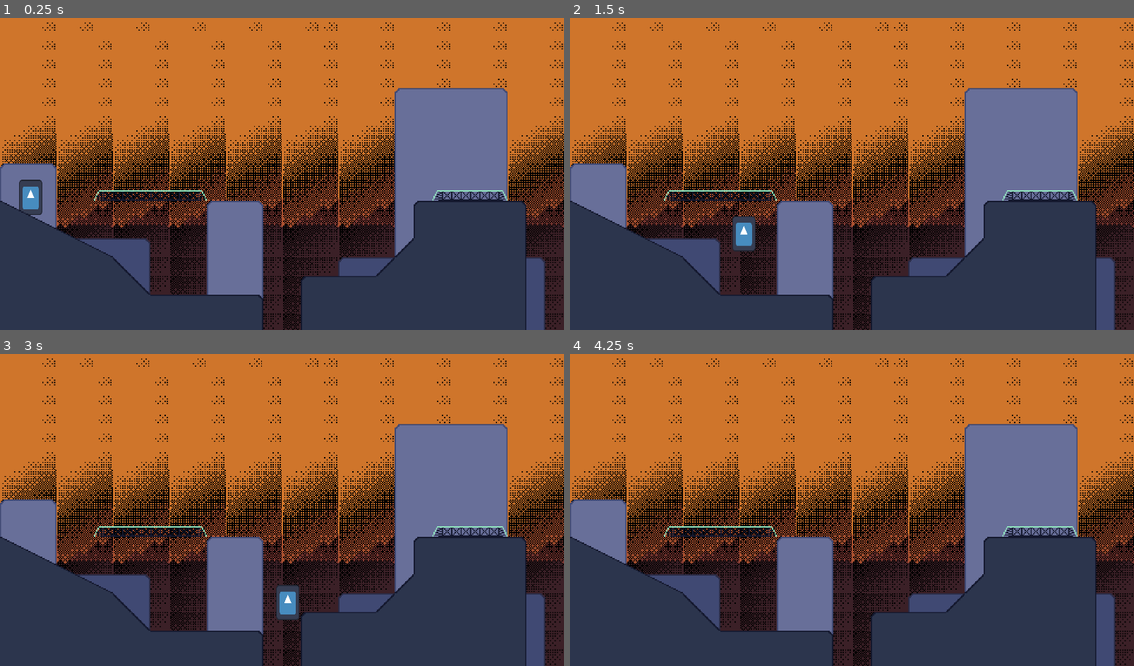
Above: before the commit, frames 1-4 (two rows, left to right).
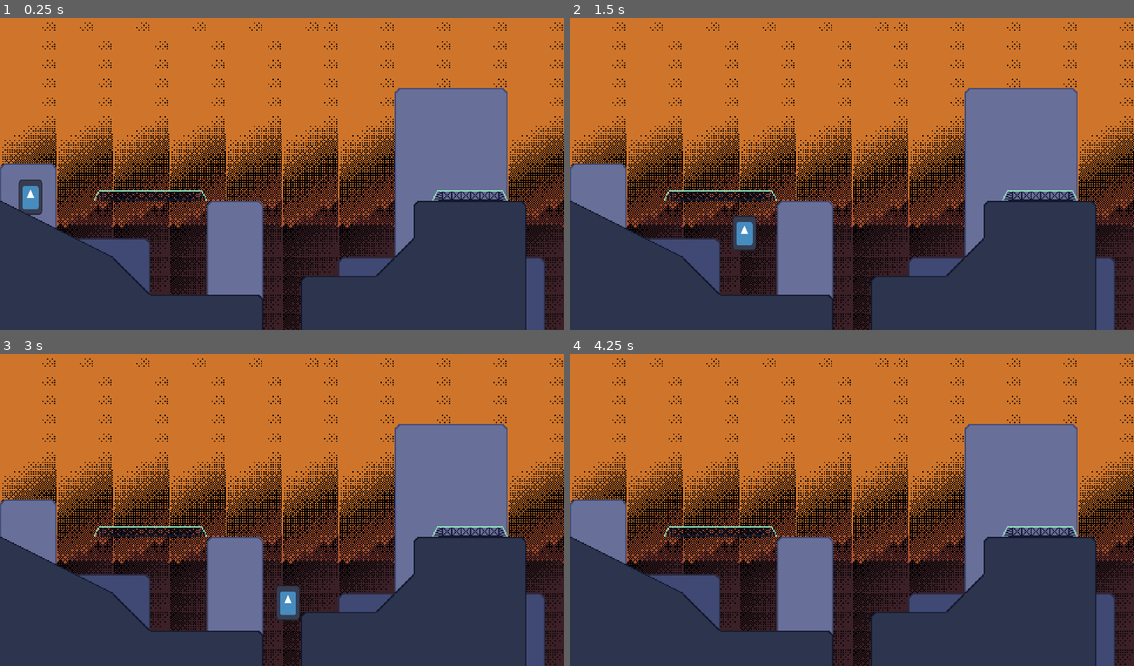
Above: after the commit, the same moments.

Repository: JordanEmme/196-gamejam
Game: Godot game, scene res://levels/City.tscn
Same seed, same stepped clock (60 frames per second), same inputs: the game is played once before the commit and once after it. The engine's default icon, where the game draws it, is replaced by a stand-in: a white triangle on a blue panel in a dark square.
Inputs:
- Up to frame 1 (0.25 s): no input
- Up to frame 2 (1.5 s): tap Enter at 0.5 s; hold D (right) from 0.53 s (still down); tap Space (jump) at 0.77 s
- Up to frame 3 (3 s): tap Space (jump) at 1.52 s; release D (right) at 2.03 s; hold A (left) 2.03-2.78 s; hold D (right) from 2.78 s (still down)
- Up to frame 4 (4.25 s): keep holding D (right); tap Space (jump) at 3.02, 3.77 s

The runs differ from the first frame. In frame 1, less than 0.1% of the frame differs, in the area x 3-8%, y 51-64%; in frame 2, less than 0.1%, in the area x 28-34%, y 63-75%; in frame 3, less than 0.1%; in frame 4, nothing differs.

Commit message:
character sprite

Diff:
--- a/game/project.godot
+++ b/game/project.godot
@@ -73,4 +73,4 @@
 textures/canvas_textures/default_texture_filter=0
 renderer/rendering_method="gl_compatibility"
 renderer/rendering_method.mobile="gl_compatibility"
-2d/snap/snap_2d_transforms_to_pixel=true
+textures/default_filters/use_nearest_mipmap_filter=true
Binary file added: game/assets/antifa.png
Not shown, added: sprite.aseprite
